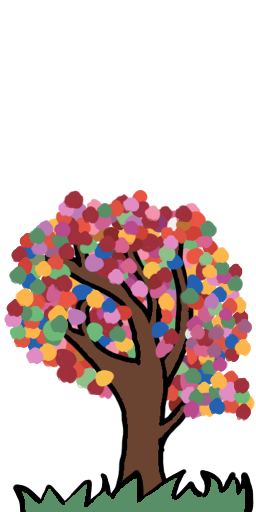
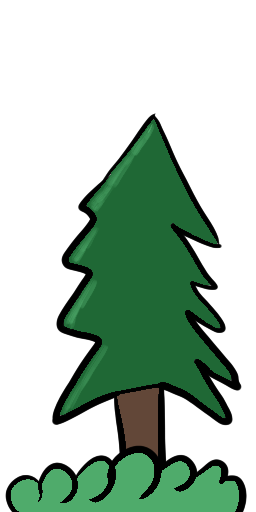
Comparing the layer stacks of the two w=256, h=512 images. Changes:
removed layer "Layer 8" over left=4, top=113, right=255, bottom=512
removed group "Layer 7" (3 layers) over left=4, top=113, right=255, bottom=512
removed layer "Layer 4" from group "Layer 7" over left=4, top=113, right=255, bottom=512
removed layer "Layer 3" from group "Layer 7" over left=4, top=192, right=255, bottom=512
removed layer "Layer 5" from group "Layer 7" over left=4, top=128, right=255, bottom=512
showed "Layer 2", opacity 44% → 100%, painted on it over left=4, top=113, right=255, bottom=512
showed "Layer 1", painted on it over left=4, top=113, right=255, bottom=512
